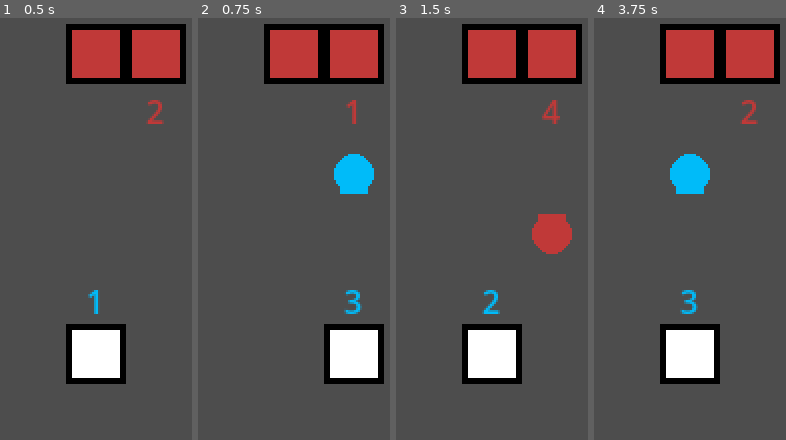
Above: before the commit, frames 1-4 (left to right).
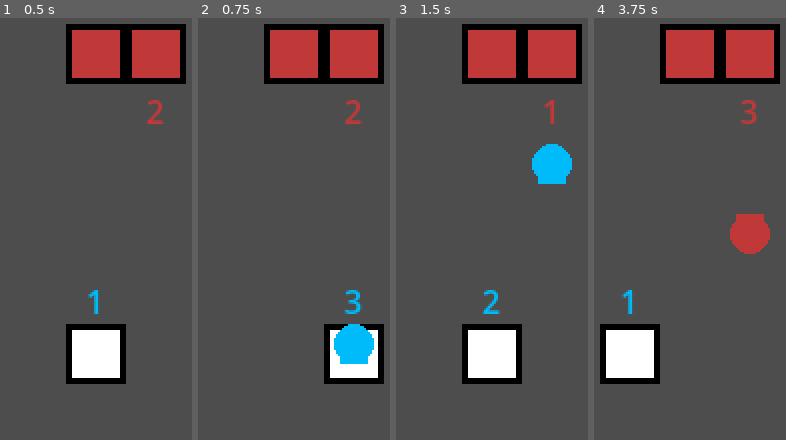
Above: after the commit, the same moments.

Repository: JeppeLindberg/boss_rush
Game: Godot game, scene res://scenes/main_scene.tscn
The game is run twice, just before and just after one commit, with the same random seed, the same clock (stepped at 60 frames per second) and the same inputs.
Inputs:
- Up to frame 1 (0.5 s): no input
- Up to frame 2 (0.75 s): tap Enter at 0.5 s; hold Right (move_right) from 0.53 s (still down)
- Up to frame 3 (1.5 s): release Right (move_right) at 1.28 s; hold Left (move_left) from 1.28 s (still down)
- Up to frame 4 (3.75 s): release Left (move_left) at 2.03 s; hold Right (move_right) 2.03-3.53 s; tap Space at 2.75 s; tap Enter at 3.5 s; hold Left (move_left) from 3.53 s (still down)

Frame 1 is identical in both runs. In frame 2, 3.5% of the frame differs, in the area x 70-92%, y 19-82%; in frame 3, 3.5%; in frame 4, 13%, in the area x 3-92%, y 21-87%.

Commit message:
progress

Diff:
--- a/prefabs/enemy_rocket.tscn
+++ b/prefabs/enemy_rocket.tscn
@@ -6,6 +6,7 @@
 [node name="enemy_rocket" type="Node2D"]
 position = Vector2(97, 79)
 script = ExtResource("1_cvgwe")
+animation_len_secs = 0.3
 
 [node name="sprite" type="Sprite2D" parent="."]
 modulate = Color(0.752941, 0.223529, 0.219608, 1)
--- a/prefabs/player_rocket.tscn
+++ b/prefabs/player_rocket.tscn
@@ -6,6 +6,7 @@
 [node name="player_rocket" type="Node2D"]
 position = Vector2(97, 79)
 script = ExtResource("1_8lqvd")
+animation_len_secs = 0.3
 
 [node name="sprite" type="Sprite2D" parent="."]
 modulate = Color(0, 0.733333, 0.976471, 1)
--- a/scenes/main_scene.tscn
+++ b/scenes/main_scene.tscn
@@ -8,8 +8,18 @@
 [ext_resource type="Script" path="res://scripts/ship_pieces/enemy_cockpit.gd" id="3_7rrk8"]
 [ext_resource type="Script" path="res://scripts/ship_pieces/enemy_rocket_shooter.gd" id="5_6185l"]
 
+[sub_resource type="Curve" id="Curve_rdql2"]
+_data = [Vector2(0, 0), 0.0, 0.0, 0, 0, Vector2(1, 1), 0.0, 0.0, 0, 0]
+point_count = 2
+
+[sub_resource type="Curve" id="Curve_rtt2q"]
+_data = [Vector2(0, 0), 0.0, 1.03915, 0, 0, Vector2(1, 1), 0.987078, 0.0, 0, 0]
+point_count = 2
+
 [node name="main_scene" type="Node2D"]
 script = ExtResource("1_a1yef")
+soft_curve = SubResource("Curve_rdql2")
+linear_curve = SubResource("Curve_rtt2q")
 
 [node name="game_space" type="Node2D" parent="."]
 script = ExtResource("1_iqqtq")
@@ -56,6 +66,7 @@
 [node name="player" type="Node2D" parent="game_space"]
 position = Vector2(160, 195)
 script = ExtResource("1_1lvpb")
+animation_len_secs = 0.15
 
 [node name="cockpit" type="Node2D" parent="game_space/player"]
 script = ExtResource("2_qdyf0")
--- a/scripts/enemy_rocket.gd
+++ b/scripts/enemy_rocket.gd
@@ -3,28 +3,50 @@
 var _global_vars := preload("res://scripts/library/global_vars.gd").new()
 
 var _main_scene: Node2D
+var _game_space: Node2D
 
-var auto_trigger_order = 1;
+var auto_trigger_order = 3;
+var _old_pos: Vector2
+var _target_pos: Vector2
+var _move_time_begin: float
+@export var animation_len_secs: float = 1.0;
+var _waiting_for_finish_animation: bool
 
 
 func _ready():
 	add_to_group('has_auto_trigger');
 	_main_scene = get_node('/root/main_scene');
+	_game_space = get_node('/root/main_scene/game_space');
 
 func trigger():
-	move(Vector2.DOWN * 3);
+	_move(Vector2.DOWN * 3);
 
-func move(vec):
+func _process(_delta):
+	if not _waiting_for_finish_animation:
+		return;
+
 	var prev_pos_y = global_position.y
-
-	global_position = global_position + vec * _global_vars.GRID_SIZE_Y;
-
+	var animation_progress = min((_main_scene.curr_secs() - _move_time_begin) * (1.0 / animation_len_secs), 1);
+	global_position = _old_pos.lerp(_target_pos, _main_scene.linear_curve.sample(animation_progress));
 	var new_pos_y = global_position.y
 
-	var enemy_ship_parts = _main_scene.get_children_in_groups(_main_scene, ['player_ship_part'], true);
+	if (animation_progress == 1) and _waiting_for_finish_animation:
+		_waiting_for_finish_animation = false;
+		_game_space.finish_trigger(self);
+		return;
 
-	for enemy_ship_part in enemy_ship_parts:
-		if enemy_ship_part.global_position.x == global_position.x:
-			if new_pos_y > enemy_ship_part.global_position.y and enemy_ship_part.global_position.y >= prev_pos_y:
-				enemy_ship_part.take_damage();
+	var player_ship_parts = _main_scene.get_children_in_groups(_main_scene, ['player_ship_part'], true);
+
+	for player_ship_part in player_ship_parts:
+		if player_ship_part.global_position.x == global_position.x:
+			if new_pos_y > player_ship_part.global_position.y and player_ship_part.global_position.y >= prev_pos_y:
+				_waiting_for_finish_animation = false;
+				player_ship_part.take_damage();
+				_game_space.finish_trigger(self);
 				self.queue_free();
+
+func _move(vec):
+	_move_time_begin = _main_scene.curr_secs()
+	_old_pos = global_position;
+	_target_pos = global_position + vec * _global_vars.GRID_SIZE_Y;
+	_waiting_for_finish_animation = true;
--- a/scripts/game_space.gd
+++ b/scripts/game_space.gd
@@ -3,19 +3,35 @@
 var _main_scene: Node2D
 
 var current_trigger = -1;
+var _has_triggered = []
+var _waiting_for_callback = []
 
 
 func _ready():
 	_main_scene = get_node('/root/main_scene');
 
+func _process(_delta):
+	if current_trigger == -1:
+		return;
+
+	if len(_waiting_for_callback) == 0:
+
+		for child in _main_scene.get_children_in_groups(self, ['has_auto_trigger'], true):
+			if (child.auto_trigger_order == current_trigger) and not (child.get_path() in _has_triggered):
+				_has_triggered.append(child.get_path());
+				_waiting_for_callback.append(child.get_path());
+				child.trigger();
+
+		if len(_waiting_for_callback) == 0:
+			current_trigger += 1;
+
+	if current_trigger == 5:
+		current_trigger = -1;
+
+func finish_trigger(node):
+	_waiting_for_callback.erase(node.get_path());
+
 func trigger_game_space():
 	current_trigger = 0;
-
-	while (current_trigger < 5):
-		for child in _main_scene.get_children_in_groups(self, ['has_auto_trigger'], true):
-			if child.auto_trigger_order == current_trigger:
-				child.trigger();
-
-		current_trigger += 1;
-
-	current_trigger = -1;
+	_waiting_for_callback = [];
+	_has_triggered = [];
--- a/scripts/main_scene.gd
+++ b/scripts/main_scene.gd
@@ -1,5 +1,7 @@
 extends Node2D
 
+@export var soft_curve: Curve;
+@export var linear_curve: Curve;
 
 var _result
 
@@ -33,3 +35,6 @@
 	var new_node = scene.instantiate()
 	parent.add_child(new_node)
 	return new_node
+
+func curr_secs():
+	return float(Time.get_ticks_msec()) / 1000.0;
--- a/scripts/player.gd
+++ b/scripts/player.gd
@@ -3,29 +3,46 @@
 var _global_vars := preload("res://scripts/library/global_vars.gd").new()
 
 var _game_space: Node2D
+var _main_scene: Node2D
+
+var _old_pos: Vector2
+var _target_pos: Vector2
+var _move_time_begin: float
+@export var animation_len_secs: float = 1.0;
+var _waiting_for_finish_animation: bool
 
 
 func _ready():
 	_game_space = get_node('/root/main_scene/game_space')
+	_main_scene = get_node('/root/main_scene')
+
+func _process(_delta):
+	if not _waiting_for_finish_animation:
+		return;
+
+	var animation_progress = min((_main_scene.curr_secs() - _move_time_begin) * (1.0 / animation_len_secs), 1);
+	global_position = _old_pos.lerp(_target_pos, _main_scene.soft_curve.sample(animation_progress));
+
+	if (animation_progress == 1) and _waiting_for_finish_animation:
+		_waiting_for_finish_animation = false;
+		_game_space.trigger_game_space();
 
 # Called on any input that has not already been handled by the UI or other sources
 func _unhandled_input(event):
-	var continue_battle = false;
+	if (_game_space.current_trigger != -1) or (_waiting_for_finish_animation):
+		return;
 
 	if event.is_action_pressed("move_left"):
-		move(Vector2.LEFT);
-		continue_battle = true;
+		_move(Vector2.LEFT);
 
 	if event.is_action_pressed("move_right"):
-		move(Vector2.RIGHT);
-		continue_battle = true;
+		_move(Vector2.RIGHT);
 
-	if continue_battle:
-		_game_space.trigger_game_space();
-
-
-func move(vec):
-	global_position = global_position + vec * _global_vars.GRID_SIZE_X;
+func _move(vec):
+	_move_time_begin = _main_scene.curr_secs()
+	_old_pos = global_position;
+	_target_pos = global_position + vec * _global_vars.GRID_SIZE_X;
+	_waiting_for_finish_animation = true;
 
 func trigger_ship_parts():
 	for child in get_children():
--- a/scripts/player_rocket.gd
+++ b/scripts/player_rocket.gd
@@ -3,28 +3,51 @@
 var _global_vars := preload("res://scripts/library/global_vars.gd").new()
 
 var _main_scene: Node2D
+var _game_space: Node2D
 
 var auto_trigger_order = 1;
+var _old_pos: Vector2
+var _target_pos: Vector2
+var _move_time_begin: float
+@export var animation_len_secs: float = 1.0;
+var _waiting_for_finish_animation: bool
 
 
 func _ready():
 	add_to_group('has_auto_trigger');
 	_main_scene = get_node('/root/main_scene');
+	_game_space = get_node('/root/main_scene/game_space');
 
 func trigger():
-	move(Vector2.UP * 3);
+	_move(Vector2.UP * 3);
 
-func move(vec):
+func _process(_delta):
+	if not _waiting_for_finish_animation:
+		return;
+
 	var prev_pos_y = global_position.y
+	var animation_progress = min((_main_scene.curr_secs() - _move_time_begin) * (1.0 / animation_len_secs), 1);
+	global_position = _old_pos.lerp(_target_pos, _main_scene.linear_curve.sample(animation_progress));
+	var new_pos_y = global_position.y
 
-	global_position = global_position + vec * _global_vars.GRID_SIZE_Y;
-
-	var new_pos_y = global_position.y
+	if (animation_progress == 1) and _waiting_for_finish_animation:
+		_waiting_for_finish_animation = false;
+		_game_space.finish_trigger(self);
+		return;
 
 	var enemy_ship_parts = _main_scene.get_children_in_groups(_main_scene, ['enemy_ship_part'], true);
 
 	for enemy_ship_part in enemy_ship_parts:
 		if enemy_ship_part.global_position.x == global_position.x:
 			if prev_pos_y > enemy_ship_part.global_position.y and enemy_ship_part.global_position.y >= new_pos_y:
+				_waiting_for_finish_animation = false;
 				enemy_ship_part.take_damage();
+				_game_space.finish_trigger(self);
 				self.queue_free();
+
+
+func _move(vec):
+	_move_time_begin = _main_scene.curr_secs()
+	_old_pos = global_position;
+	_target_pos = global_position + vec * _global_vars.GRID_SIZE_Y;
+	_waiting_for_finish_animation = true;
--- a/scripts/ship_pieces/enemy_rocket_shooter.gd
+++ b/scripts/ship_pieces/enemy_rocket_shooter.gd
@@ -5,7 +5,7 @@
 
 var _shoot_countdown: Label
 
-var auto_trigger_order = 0;
+var auto_trigger_order = 2;
 
 @export var rocket_path: String
 
@@ -23,10 +23,11 @@
 
 	if countdown_integer == 0:
 		spawn_rocket();
-
 		countdown_integer += 4;
 
 	_shoot_countdown.text = str(countdown_integer);
+
+	_game_space.finish_trigger(self);
 
 func spawn_rocket():
 	var rocket = _main_scene.create_node(rocket_path, _game_space);
--- a/scripts/ship_pieces/player_cockpit.gd
+++ b/scripts/ship_pieces/player_cockpit.gd
@@ -23,10 +23,11 @@
 
 	if countdown_integer == 0:
 		spawn_rocket();
-
 		countdown_integer += 3;
 
 	_shoot_countdown.text = str(countdown_integer);
+
+	_game_space.finish_trigger(self);
 
 func spawn_rocket():
 	var rocket = _main_scene.create_node(rocket_path, _game_space);
Not shown: 1 places in scenes/main_scene.tscn that only renumber resources
